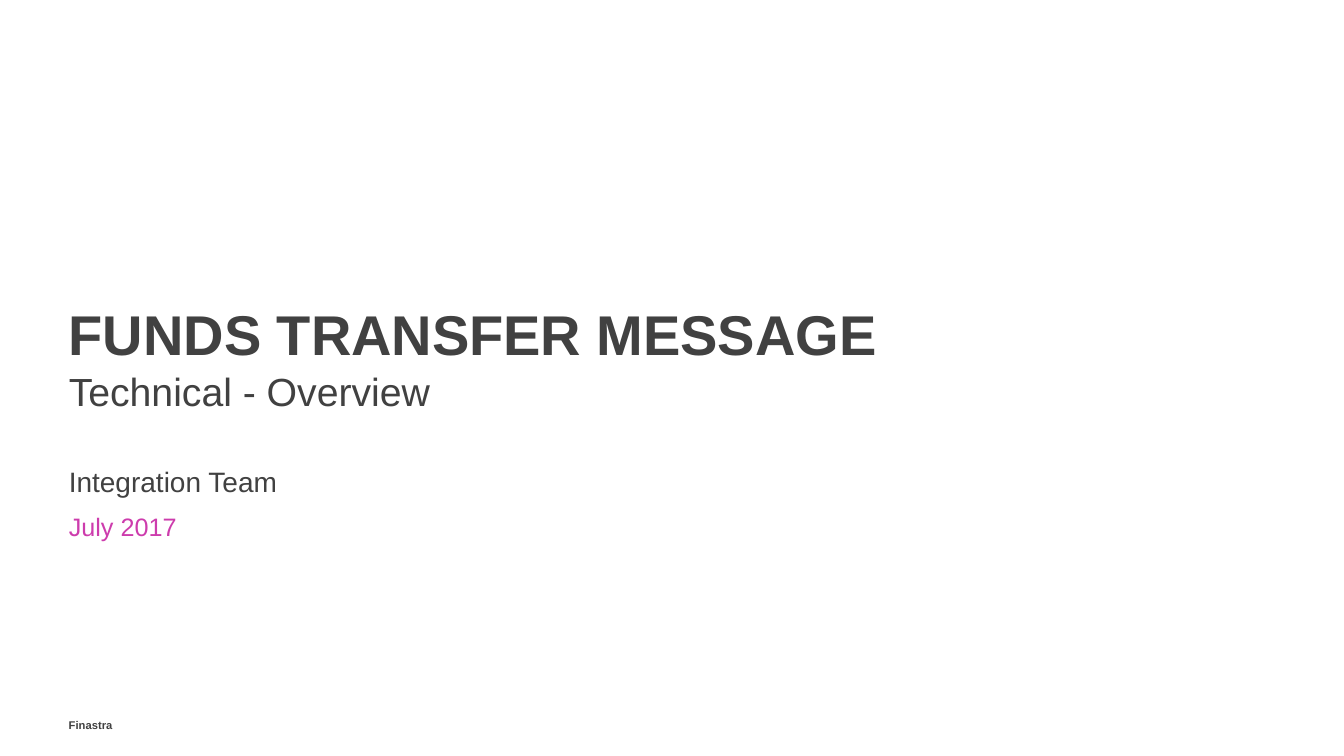
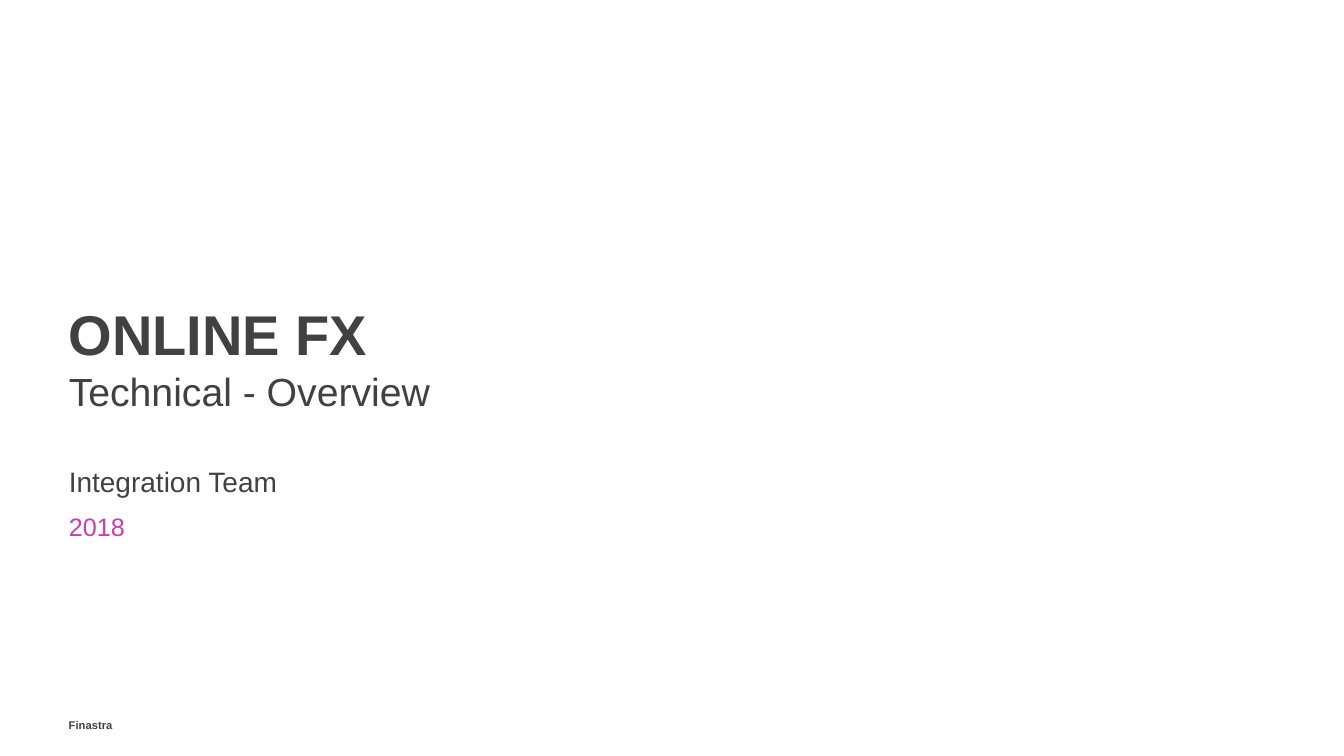
Before and after one commit to alexfinastra/IntegrationWorkshop, a slide deck: slide 1 of documentation/07 Online FX Interface.pptx. Drawn at 1344x756 pixels with LibreOffice and Linux fonts; fonts in the diff are those of the drawing; background and template pictures are left out. Boxes give left, top, right and bottom in pixels: in the first picture for what was removed or moved away, otherwise in the second. Text is boxed around its words. In the diff, an @@ line names an element or a change of style, - is before the commit and + after.

```diff
--- a/documentation/07 Online FX Interface.pptx
+++ b/documentation/07 Online FX Interface.pptx
@@ title at (x1=69, y1=316, x2=366, y2=356): text changed @@
-FUNDS TRANSFER MESSAGE
+ONLINE FX
@@ text at (x1=69, y1=518, x2=125, y2=537): text changed @@
-  July 2017
+  2018
```
Also in this commit, not shown: 4 other slides changed, 4 slides added, 21 slides removed, 20 other files.
